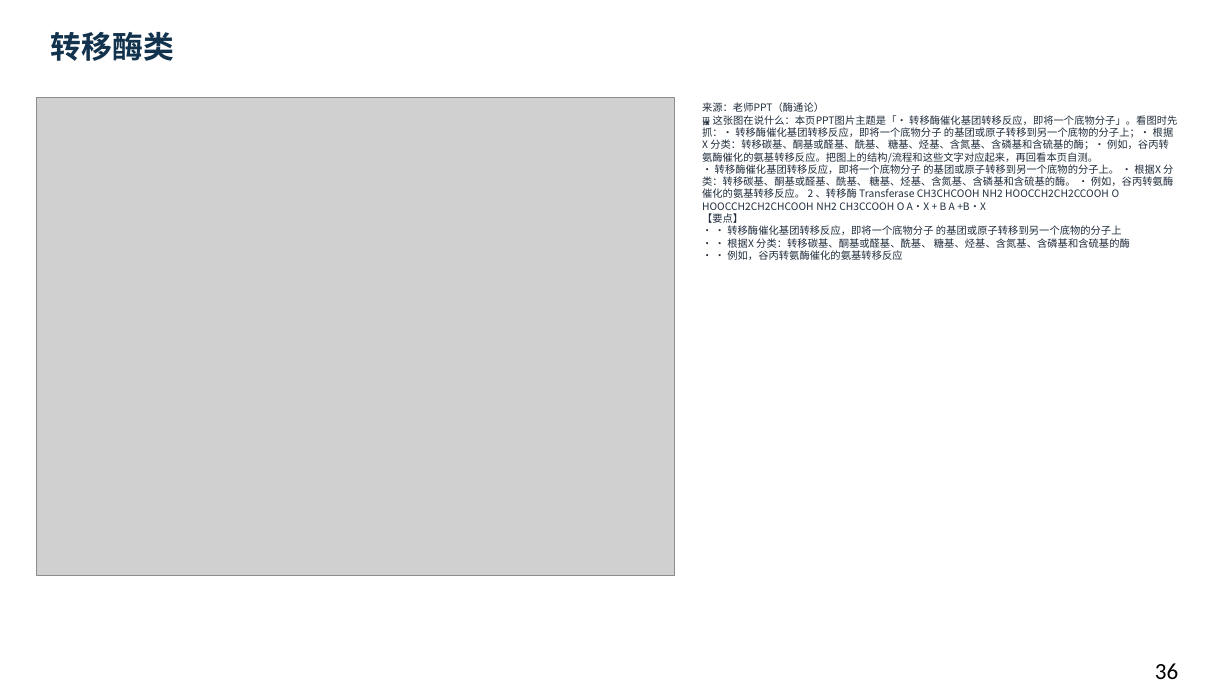
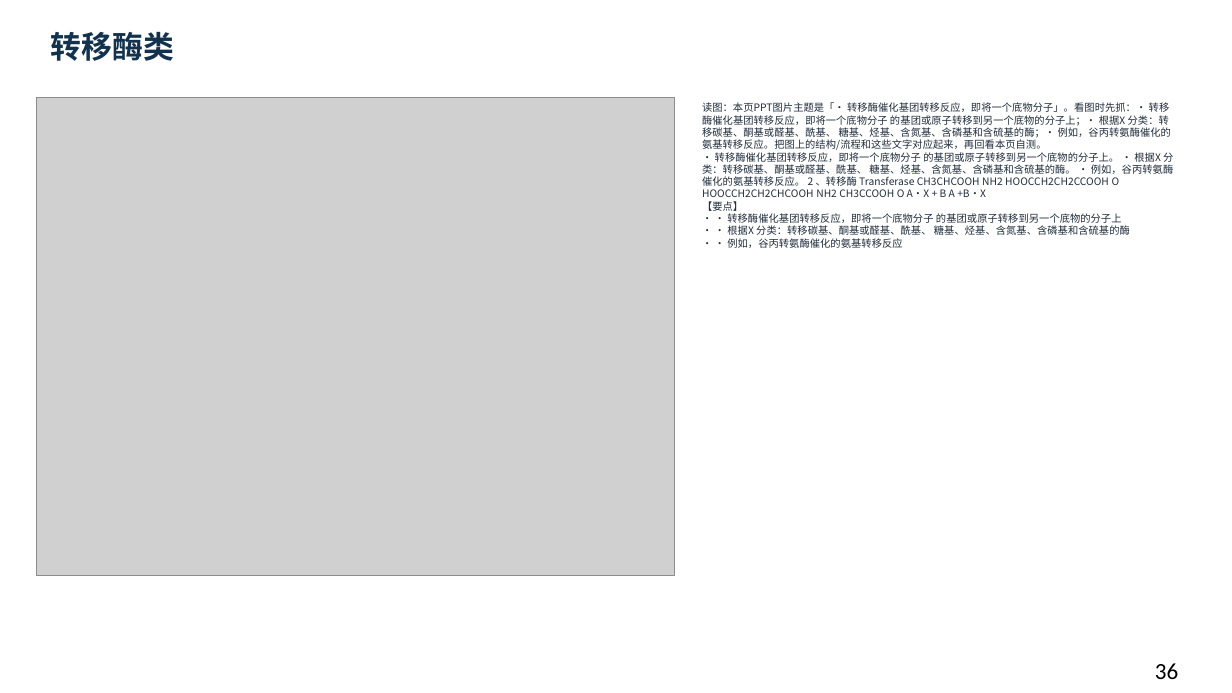
Before and after one commit to newkan-li/Biochemistry, a slide deck: slide 36 of downloads/bc06-ai-style.pptx. Drawn at 1232x693 pixels with LibreOffice and Linux fonts; fonts in the diff are those of the drawing; grey boxes stand for pictures. Boxes give left, top, right and bottom in pixels: in the first picture for what was removed or moved away, otherwise in the second. Text is boxed around its words. In the diff, an @@ line names an element or a change of style, - is before the commit and + after.

```diff
--- a/downloads/bc06-ai-style.pptx
+++ b/downloads/bc06-ai-style.pptx
@@ text at [702,102,1173,248]: text changed @@
-来源：老师PPT（酶通论）
-🖼 这张图在说什么：本页PPT图片主题是「• 转移酶催化基团转移反应，即将一个底物分子」。看图时先抓：• 转移酶催化基团转移反应，即将一个底物分子 的基团或原子转移到另一个底物的分子上；• 根据X 分类：转移碳基、酮基或醛基、酰基、 糖基、烃基、含氮基、含磷基和含硫基的酶；• 例如，谷丙转氨酶催化的氨基转移反应。把图上的结构/流程和这些文字对应起来，再回看本页自测。
-• 转移酶催化基团转移反应，即将一个底物分子 的基团或原子转移到另一个底物的分子上。 • 根据X 分类：转移碳基、酮基或醛基、酰基、 糖基、烃基、含氮基、含磷基和含硫基的酶。 • 例如，谷丙转氨酶催化的氨基转移反应。 2 、转移酶 Transferase CH3CHCOOH NH2 HOOCCH2CH2CCOOH O HOOCCH2CH2CHCOOH NH2 CH3CCOOH O A·X + B A +B·X
-【要点】
-• • 转移酶催化基团转移反应，即将一个底物分子 的基团或原子转移到另一个底物的分子上
-• • 根据X 分类：转移碳基、酮基或醛基、酰基、 糖基、烃基、含氮基、含磷基和含硫基的酶
-• • 例如，谷丙转氨酶催化的氨基转移反应
+读图：本页PPT图片主题是「• 转移酶催化基团转移反应，即将一个底物分子」。看图时先抓：• 转移酶催化基团转移反应，即将一个底物分子 的基团或原子转移到另一个底物的分子上；• 根据X 分类：转移碳基、酮基或醛基、酰基、 糖基、烃基、含氮基、含磷基和含硫基的酶；• 例如，谷丙转氨酶催化的氨基转移反应。把图上的结构/流程和这些文字对应起来，再回看本页自测。
+• 转移酶催化基团转移反应，即将一个底物分子 的基团或原子转移到另一个底物的分子上。 • 根据X 分类：转移碳基、酮基或醛基、酰基、 糖基、烃基、含氮基、含磷基和含硫基的酶。 • 例如，谷丙转氨酶催化的氨基转移反应。 2 、转移酶 Transferase CH3CHCOOH NH2 HOOCCH2CH2CCOOH O HOOCCH2CH2CHCOOH NH2 CH3CCOOH O A·X + B A +B·X
+【要点】
+• • 转移酶催化基团转移反应，即将一个底物分子 的基团或原子转移到另一个底物的分子上
+• • 根据X 分类：转移碳基、酮基或醛基、酰基、 糖基、烃基、含氮基、含磷基和含硫基的酶
+• • 例如，谷丙转氨酶催化的氨基转移反应
```
Also in this commit, not shown: 151 other slides changed, 5 other files.
